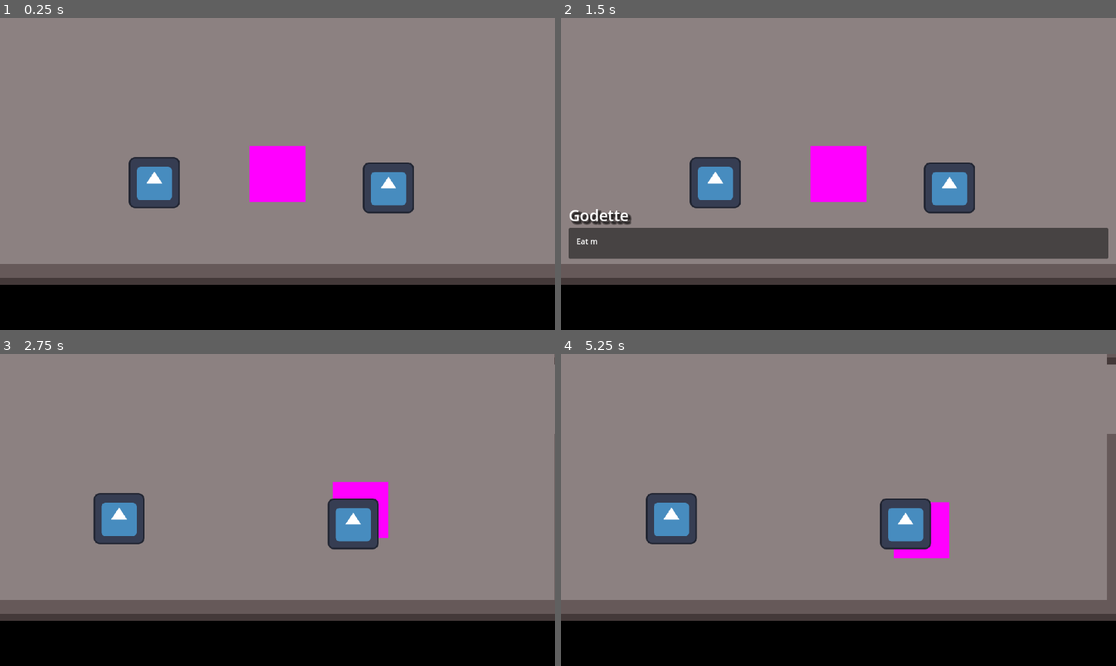
Above: before the commit, frames 1-4 (two rows, left to right).
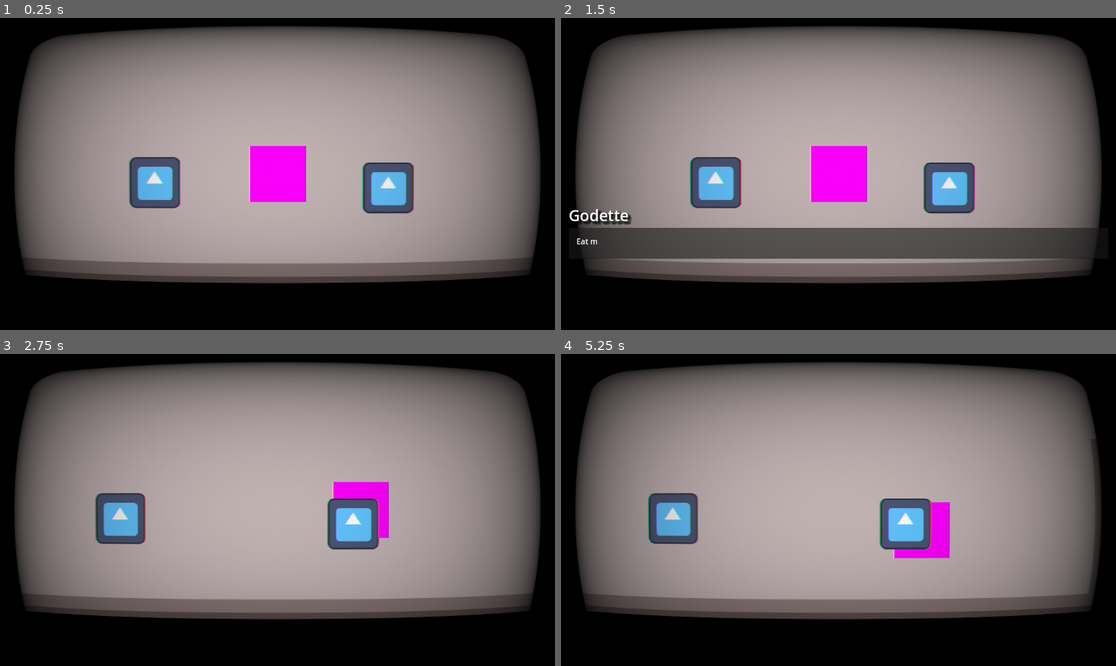
Above: after the commit, the same moments.

Repository: benfrankel/godot-wild-jam-63
Game: Godot game, scene res://scenes/viewport_management.tscn
The game is run twice, just before and just after one commit, with the same random seed, the same clock (stepped at 60 frames per second) and the same inputs. The engine's default icon, where the game draws it, is replaced by a stand-in: a white triangle on a blue panel in a dark square.
Inputs (mouse positions are in pixels of both pictures, inside the frame that each line leads up to):
- Up to frame 1 (0.25 s): no input
- Up to frame 2 (1.5 s): tap Enter at 0.5 s; move the mouse to (960, 158) at 0.52 s; hold Right (right) 0.53-1.28 s; hold E (interact) 0.53-1.28 s; tap Space at 1.25 s; move the mouse to (727, 189) at 1.27 s; hold Down (down) from 1.28 s (still down); tap E (interact) at 1.35 s
- Up to frame 3 (2.75 s): move the mouse to (333, 441) at 2.02 s; release Down (down) at 2.03 s; hold Right (right) from 2.03 s (still down); hold E (interact) from 2.03 s (still down)
- Up to frame 4 (5.25 s): move the mouse to (810, 572) at 2.77 s; release Right (right) at 2.78 s; release E (interact) at 2.78 s; hold Up (up) 2.78-3.53 s; tap E (interact) at 2.85, 4.35 s; move the mouse to (1005, 556) at 3.52 s; hold E (interact) 3.53-4.28 s; hold Left (left) 3.53-5.03 s; tap Enter at 4.25 s; move the mouse to (672, 463) at 4.27 s; move the mouse to (866, 510) at 5.02 s; hold Down (down) from 5.03 s (still down); hold E (interact) from 5.03 s (still down)

The runs differ from the first frame. In frame 1, 53% of the frame differs, in the area x 0-100%, y 0-86%; in frame 2, 47%; in frame 3, 55%; in frame 4, 55%.

Commit message:
Add simple 'shock' delay when projectile hits laser

Diff:
--- a/assets/materials/crt_screen_effect.tres
+++ b/assets/materials/crt_screen_effect.tres
@@ -5,9 +5,9 @@
 [resource]
 shader = ExtResource("1_thi5w")
 shader_parameter/overlay = true
-shader_parameter/scanlines_opacity = 0.4
+shader_parameter/scanlines_opacity = 0.0
 shader_parameter/scanlines_width = 0.25
-shader_parameter/grille_opacity = 0.3
+shader_parameter/grille_opacity = 0.0
 shader_parameter/resolution = Vector2(640, 480)
 shader_parameter/pixelate = false
 shader_parameter/roll = false
@@ -17,10 +17,10 @@
 shader_parameter/distort_intensity = 0.05
 shader_parameter/noise_opacity = 0.4
 shader_parameter/noise_speed = 5.0
-shader_parameter/static_noise_intensity = 0.06
-shader_parameter/aberration = 0.03
+shader_parameter/static_noise_intensity = 0.01
+shader_parameter/aberration = 0.01
 shader_parameter/brightness = 1.4
-shader_parameter/discolor = true
+shader_parameter/discolor = false
 shader_parameter/warp_amount = 1.0
 shader_parameter/clip_warp = false
 shader_parameter/vignette_intensity = 0.675
--- a/scenes/combat/projectile/linear_projectile.gd
+++ b/scenes/combat/projectile/linear_projectile.gd
@@ -2,12 +2,8 @@
 extends Projectile
 
 
-var is_moving := false
-
-
-func _ready() -> void:
-	await get_tree().create_timer(wait).timeout
-	is_moving = true
+## Time to stop moving "in shock" after touching the laser.
+@export var shock_time := 0.0
 
 
 func _physics_process(delta: float):
@@ -17,3 +13,22 @@
 	var direction := Vector2.from_angle(angle)
 	var velocity := speed * direction
 	position += delta * velocity
+
+
+func start() -> void:
+	super.start()
+	$Hitbox.set_deferred("disabled", false)
+
+
+func stop() -> void:
+	super.stop()
+	$Hitbox.set_deferred("disabled", true)
+
+
+func _on_area_entered(area: Area2D) -> void:
+	if not area is Laser:
+		return
+
+	stop()
+	await get_tree().create_timer(shock_time).timeout
+	queue_free()
--- a/scenes/combat/projectile/linear_projectile.tscn
+++ b/scenes/combat/projectile/linear_projectile.tscn
@@ -8,7 +8,11 @@
 
 [node name="LinearProjectile" type="Area2D"]
 script = ExtResource("1_sx2ok")
+shock_time = 1.0
 wait = 0.2
+speed = null
+angle = null
+lifetime = null
 
 [node name="Image" type="Sprite2D" parent="."]
 position = Vector2(-19, 0)
@@ -18,3 +22,6 @@
 [node name="Hitbox" type="CollisionShape2D" parent="."]
 rotation = 1.5708
 shape = SubResource("CapsuleShape2D_w0fwm")
+disabled = true
+
+[connection signal="area_entered" from="." to="." method="_on_area_entered"]
--- a/scenes/combat/projectile/projectile.gd
+++ b/scenes/combat/projectile/projectile.gd
@@ -8,3 +8,30 @@
 @export var speed := 300.0
 ## Initial angle of the projectile.
 @export var angle := 0.0
+## Lifetime of the projectile in seconds.
+@export var lifetime := 10.0
+var is_moving := false
+
+
+func _ready() -> void:
+	start_moving_after_wait()
+	despawn_after_lifetime()
+
+
+func despawn_after_lifetime() -> void:
+	await get_tree().create_timer(lifetime).timeout
+	queue_free()
+
+
+func start_moving_after_wait() -> void:
+	stop()
+	await get_tree().create_timer(wait).timeout
+	start()
+
+
+func start() -> void:
+	is_moving = true
+
+
+func stop() -> void:
+	is_moving = false
--- a/scenes/viewport_management.tscn
+++ b/scenes/viewport_management.tscn
@@ -37,7 +37,6 @@
 render_target_update_mode = 4
 
 [node name="ScreenVFX" type="ColorRect" parent="."]
-visible = false
 material = ExtResource("3_b8tx2")
 anchors_preset = 15
 anchor_right = 1.0
